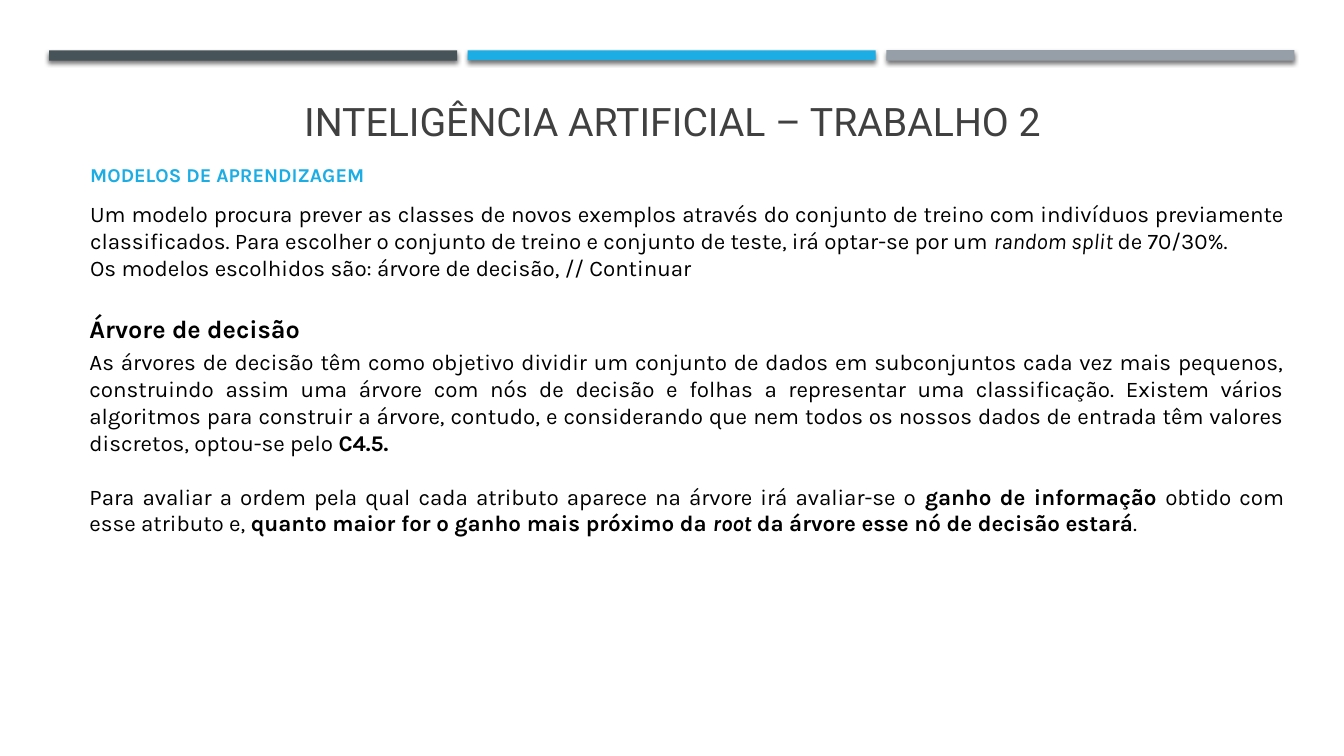
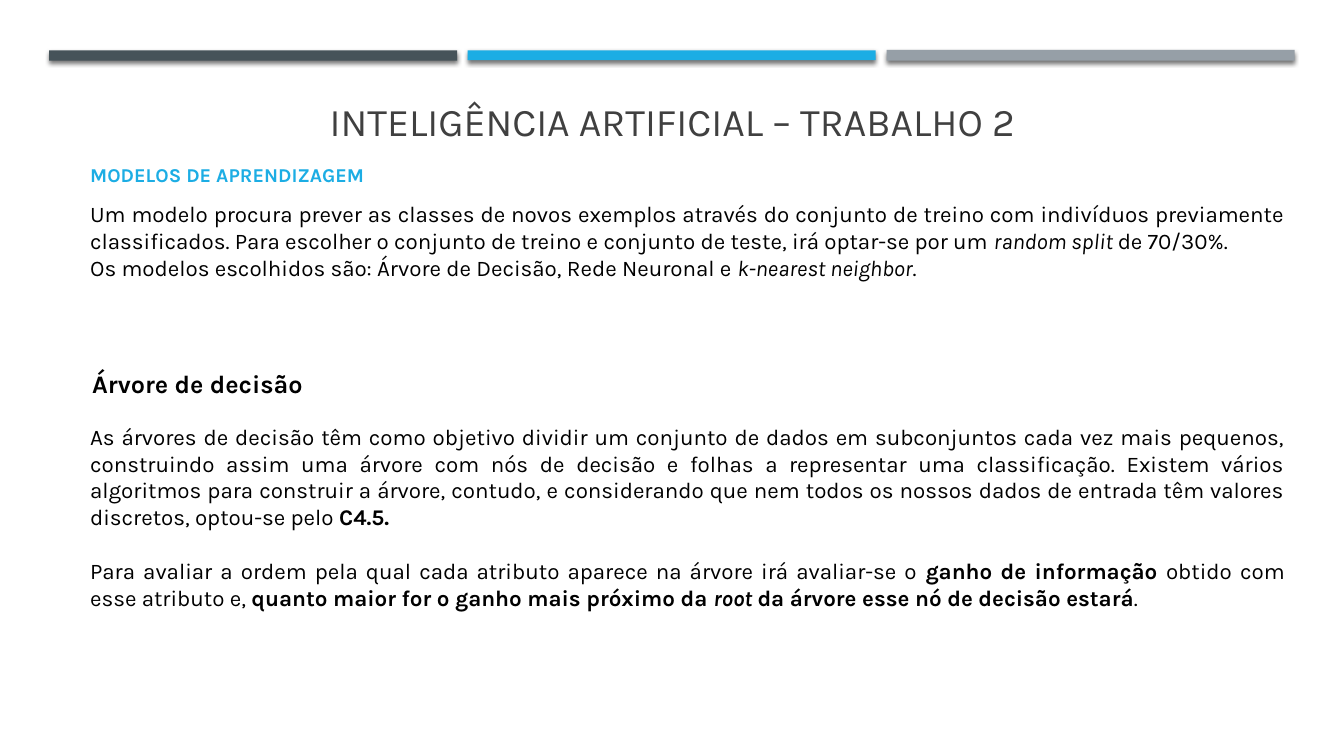
Before and after one commit to j-vm/FEUP_IART_2020, a slide deck: slide 7 of Assigment2/Checkpoint1_trabalho2.pptx (slide 5 before the commit). Drawn at 1344x756 pixels with LibreOffice and Linux fonts; fonts in the diff are those of the drawing. Boxes give left, top, right and bottom in pixels: in the first picture for what was removed or moved away, otherwise in the second. Text is boxed around its words. In the diff, an @@ line names an element or a change of style, - is before the commit and + after.

```diff
--- a/Assigment2/Checkpoint1_trabalho2.pptx
+++ b/Assigment2/Checkpoint1_trabalho2.pptx
@@ text "INTELIGÊNCIA ARTIFICIAL – TRABALHO 2" at [330,101,1015,137]: font Roboto to Karla @@
@@ text at [90,255,916,282]: text changed @@
-Os modelos escolhidos são: árvore de decisão, // Continuar
+Os modelos escolhidos são: Árvore de Decisão, Rede Neuronal e k-nearest neighbor.
@@ text "Árvore de decisão": place and size @@
-text "Árvore de decisão" at [89,315,300,339]
+text "Árvore de decisão" at [92,371,303,394]
@@ text "As árvores de decisão têm ...": place and size @@
-text "As árvores de decisão têm ..." at [89,353,1284,537]
+text "As árvores de decisão têm ..." at [90,428,1285,612]
```
Also in this commit, not shown: 7 other slides changed, 3 slides added, 3 other files.
